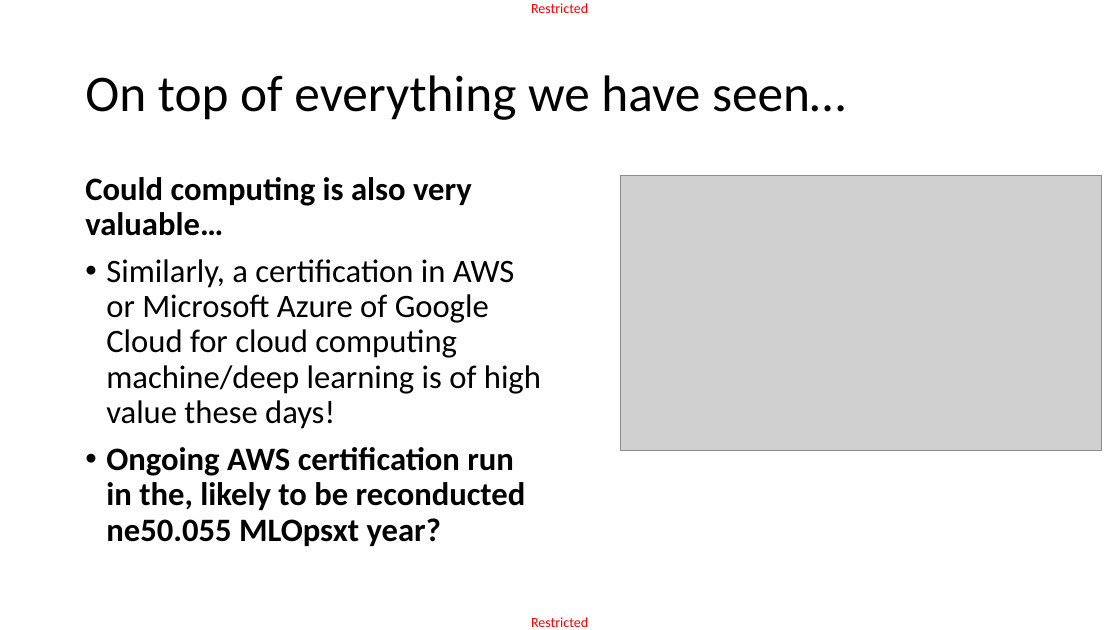
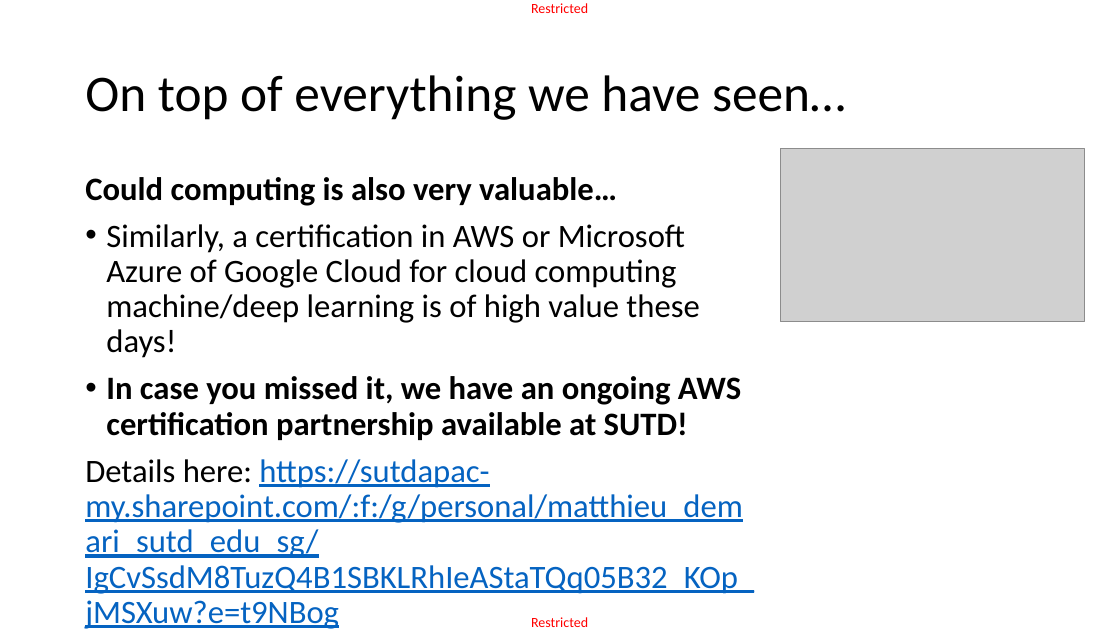
Before and after one commit to matthieudemari/SUTD_DL_50_039, a slide deck: slide 20 of W13/W13S1/W13End.pptx (slide 18 before the commit). Drawn at 1120x630 pixels with LibreOffice and Linux fonts; fonts in the diff are those of the drawing; grey boxes stand for pictures. Boxes give left, top, right and bottom in pixels: in the first picture for what was removed or moved away, otherwise in the second. Text is boxed around its words. In the diff, an @@ line names an element or a change of style, - is before the commit and + after.

```diff
--- a/W13/W13S1/W13End.pptx
+++ b/W13/W13S1/W13End.pptx
@@ picture: place and size @@
-picture at (620, 176, 1102, 451)
+picture at (781, 148, 1085, 322)
@@ text at (85, 376, 754, 629): text changed; text colour #000000 to #0563C1; bold off @@
-• Ongoing AWS certification run in the, likely to be reconducted ne50.055 MLOpsxt year?
+• In case you missed it, we have an ongoing AWS certification partnership available at SUTD!
+Details here: https://sutdapac-my.sharepoint.com/:f:/g/personal/matthieu_demari_sutd_edu_sg/IgCvSsdM8TuzQ4B1SBKLRhIeAStaTQq05B32_KOp_jMSXuw?e=t9NBog
```
Also in this commit, not shown: 8 other slides changed, 2 slides added, 3 other files.
